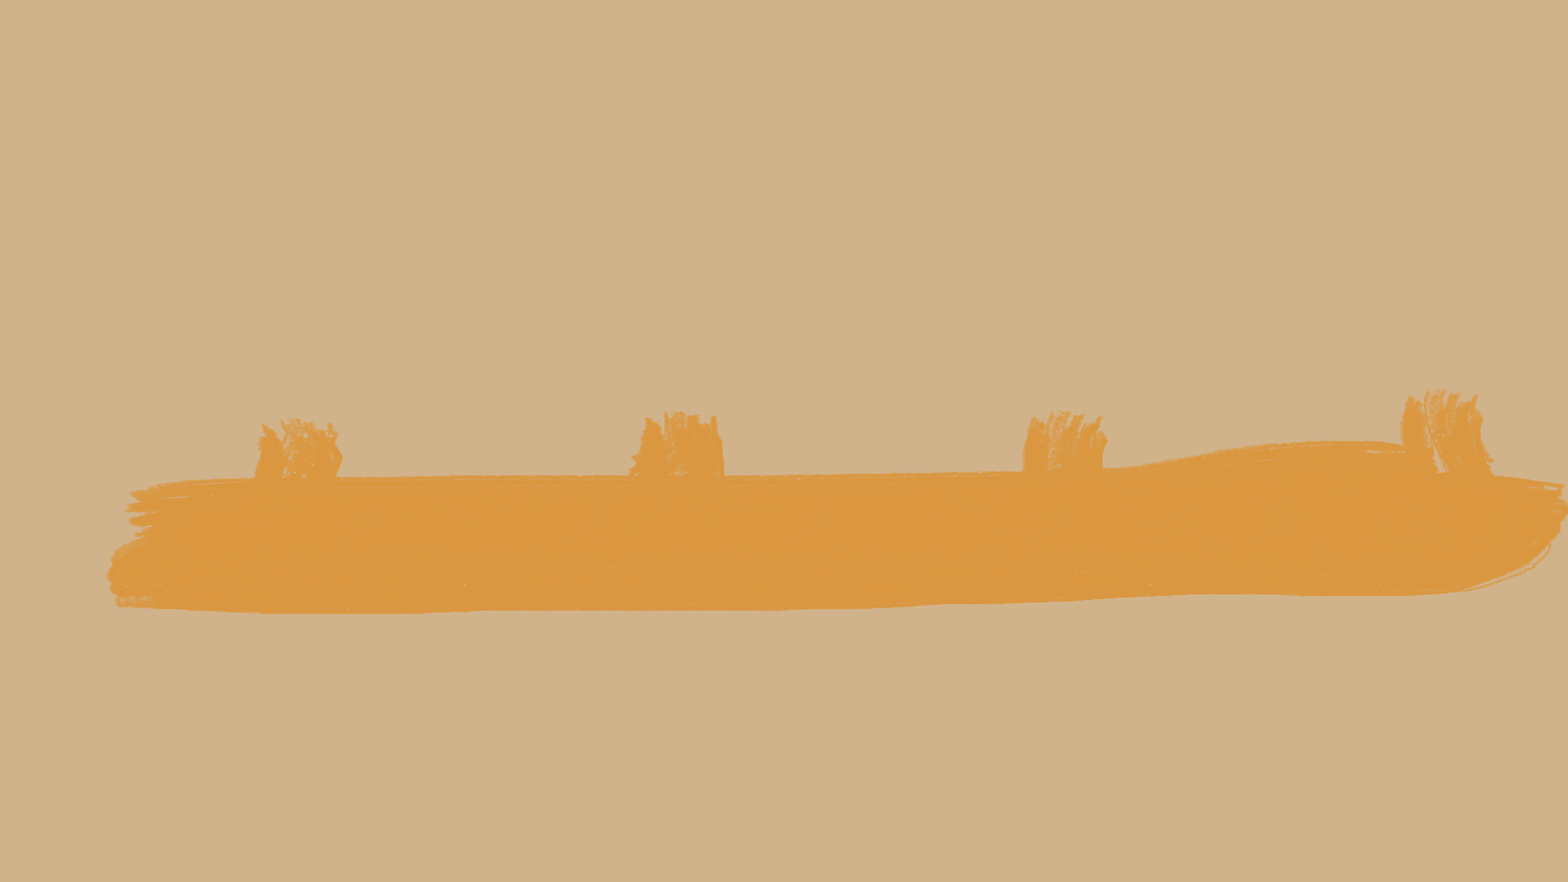
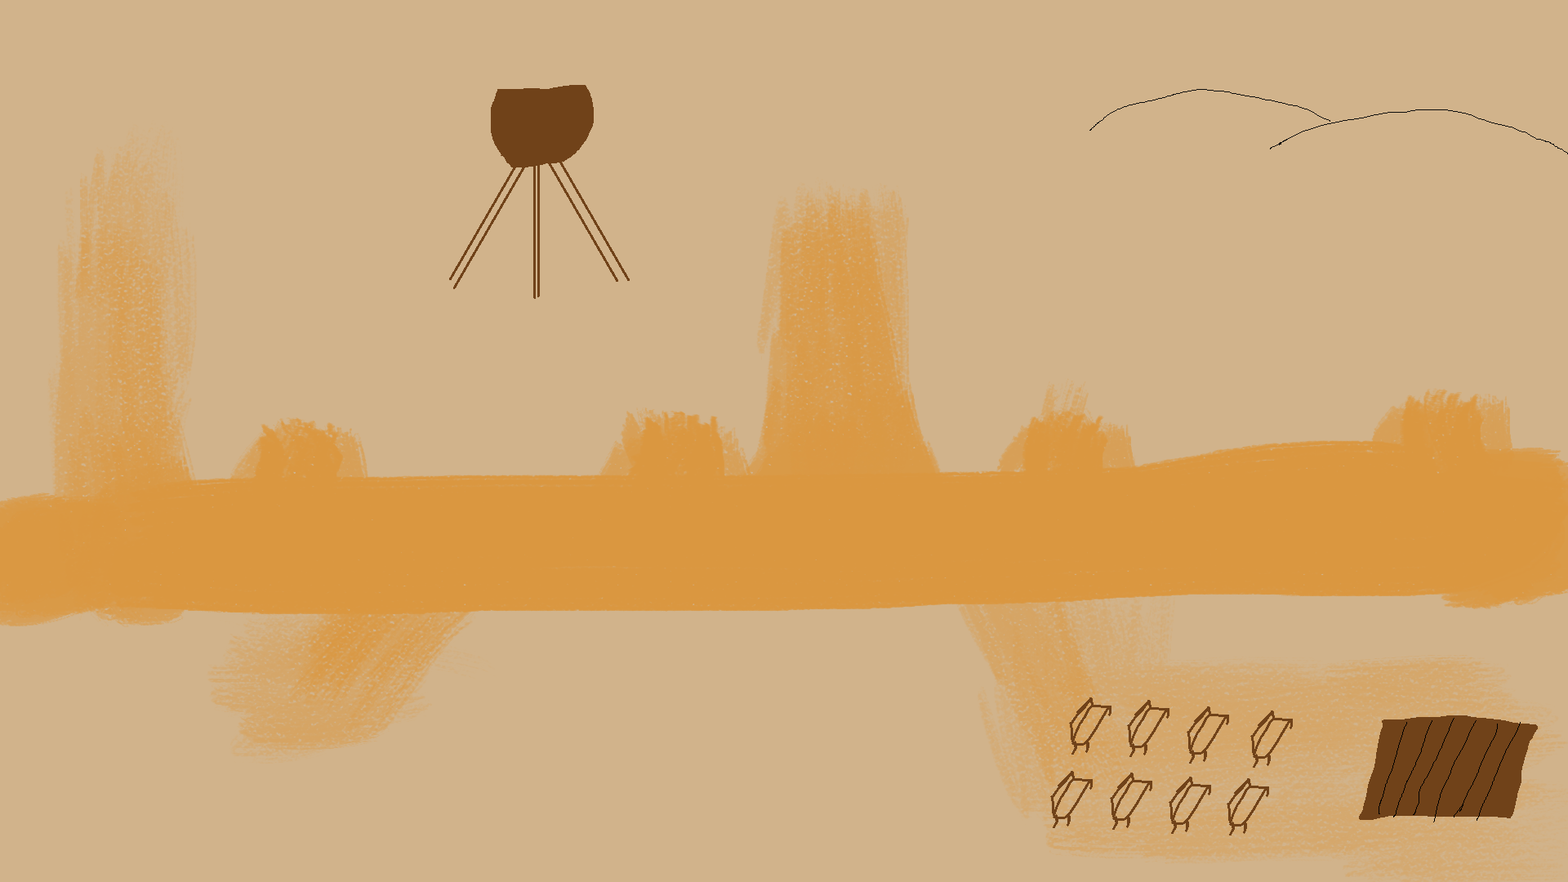
The second w=1568, h=882 image is a revision of the first. Changes to its layers:
added layer "benches" (1st of 8) above "benches" over [1202, 679, 1307, 837]
added layer "benches" (2nd of 8) above "benches" over [1202, 679, 1307, 837]
added layer "benches" (3rd of 8) above "benches" over [1202, 679, 1307, 837]
added layer "benches" (4th of 8) above "benches" over [1202, 679, 1307, 837]
added layer "benches" (5th of 8) above "benches" over [1202, 679, 1307, 837]
added layer "benches" (6th of 8) above "benches" over [1202, 679, 1307, 837]
added layer "benches" (7th of 8) above "benches" over [1202, 679, 1307, 837]
added layer "benches" (8th of 8) above "stage" over [1202, 679, 1307, 784]
added layer "stage" above "pot" over [1358, 679, 1568, 882]
added layer "water tower" above "hill" over [449, 84, 630, 299]
added layer "hill" above "Paint Layer 1" over [1089, 89, 1568, 155]
painted on "Path" over [0, 84, 1568, 882]
painted on "Sand" over [0, 84, 1568, 882]